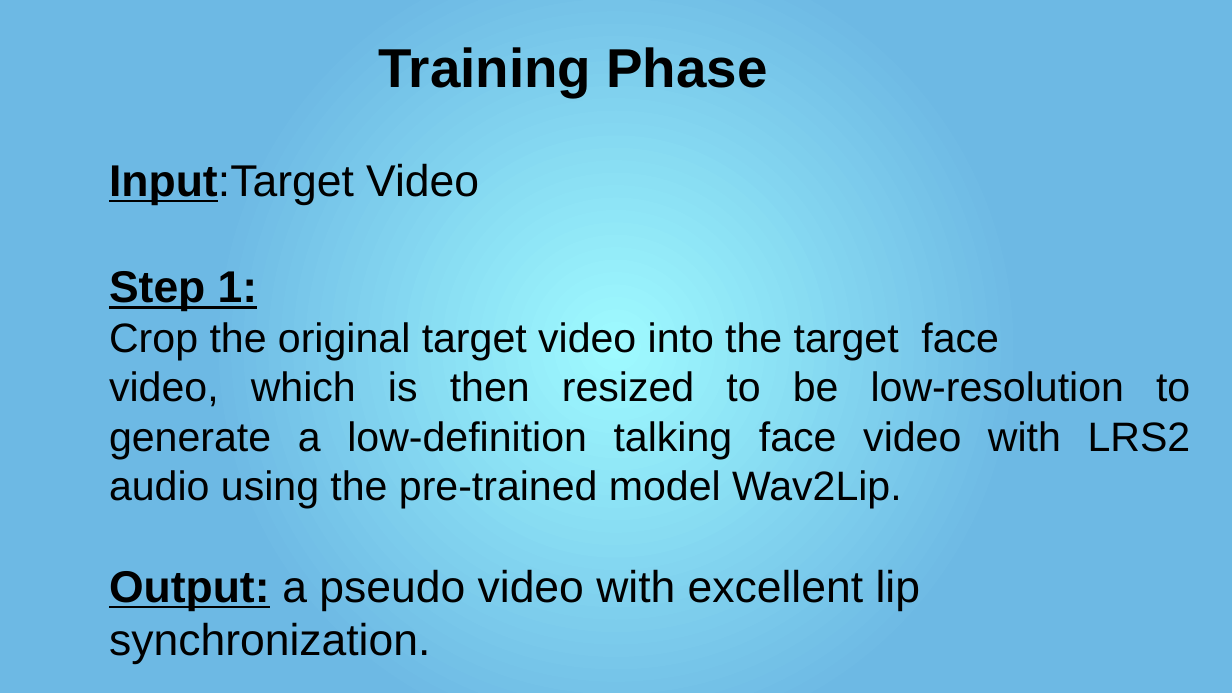
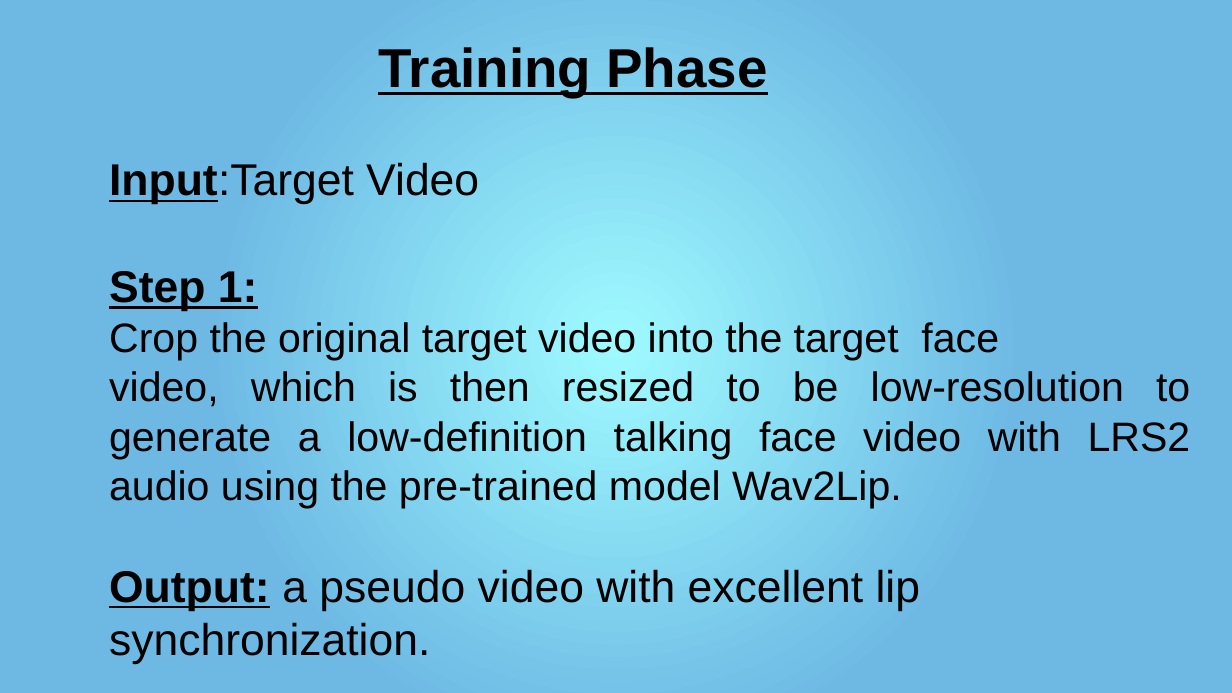
Before and after one commit to mr-speedster/seminar-presentation, a slide deck: slide 16 of Presentation.pptx (slide 15 before the commit). Drawn at 1232x693 pixels with LibreOffice and Linux fonts; fonts in the diff are those of the drawing. Boxes give left, top, right and bottom in pixels: in the first picture for what was removed or moved away, otherwise in the second. Text is boxed around its words. In the diff, an @@ line names an element or a change of style, - is before the commit and + after.

```diff
--- a/Presentation.pptx
+++ b/Presentation.pptx
@@ text "Training Phase" at [378,47,767,97]: underline on @@
```
Also in this commit, not shown: 7 other slides changed, 9 slides added, 4 slides removed, 4 other files.
